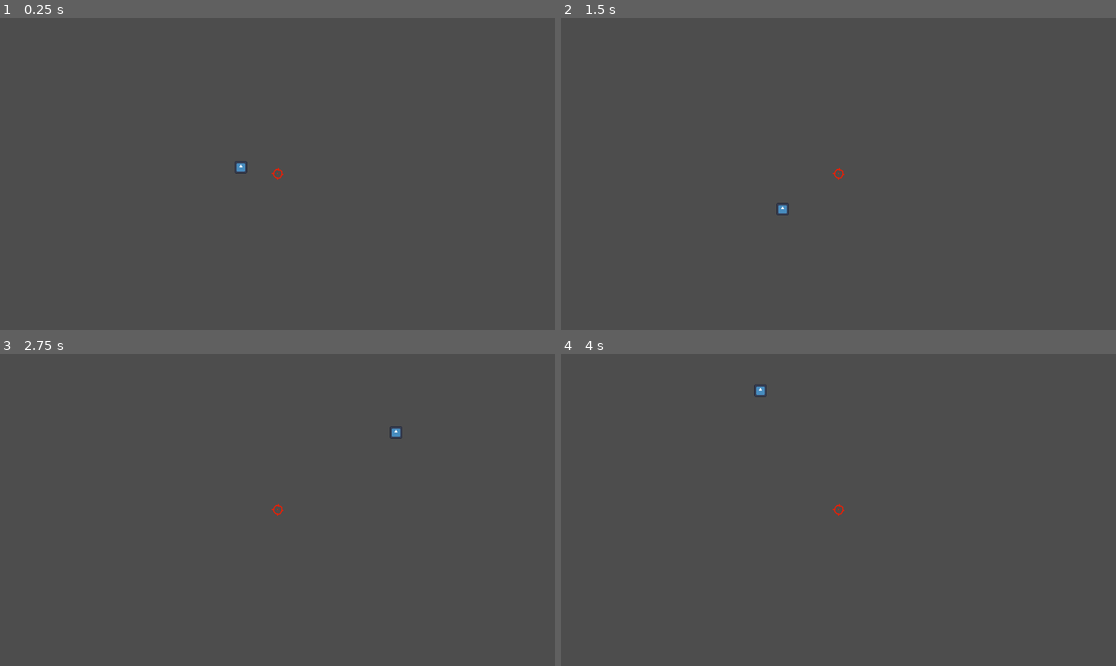
Above: before the commit, frames 1-4 (two rows, left to right).
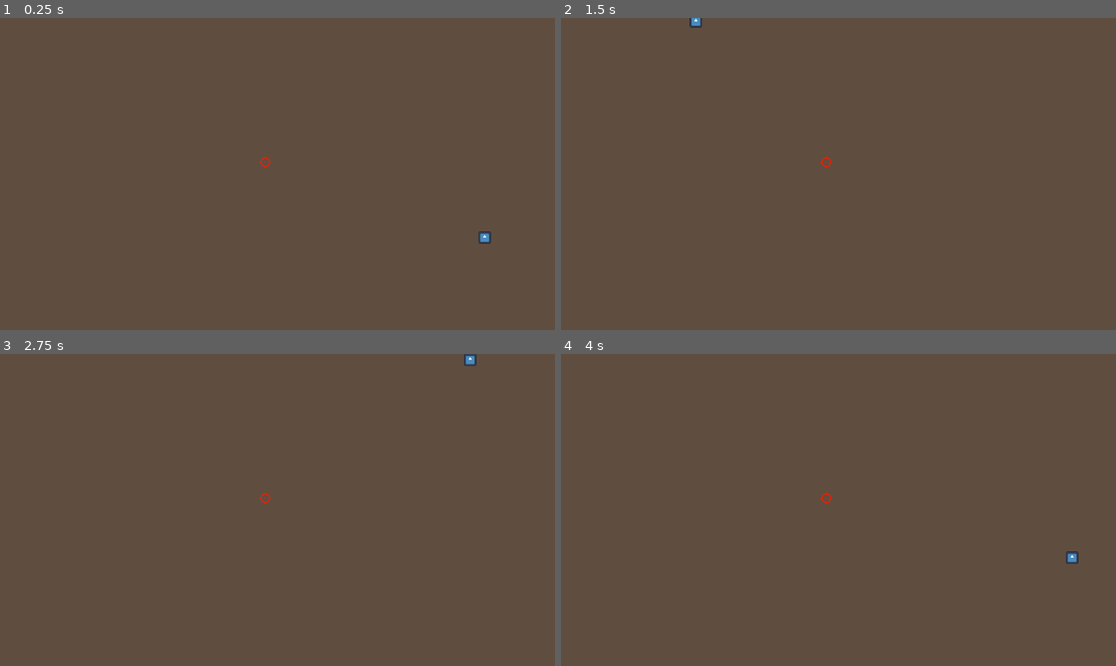
Above: after the commit, the same moments.

Repository: Laroustine/Global-GameJam_2024
Game: Godot game, scene res://mini-games/tarte-face.tscn
The game is run twice, just before and just after one commit, with the same random seed, the same clock (stepped at 60 frames per second) and the same inputs. This scene is started directly instead of the project's main scene. The engine's default icon, where the game draws it, is replaced by a stand-in: a white triangle on a blue panel in a dark square.
Inputs:
- Up to frame 1 (0.25 s): no input
- Up to frame 2 (1.5 s): tap Enter (ui_accept) at 0.5, 1.35 s; hold Right (ui_right) 0.53-1.28 s; hold Enter (ui_accept) 0.53-1.28 s; hold Down (ui_down) from 1.28 s (still down)
- Up to frame 3 (2.75 s): tap Enter (ui_accept) at 1.52, 1.82 s; release Down (ui_down) at 2.03 s; hold Right (ui_right) from 2.03 s (still down); hold Enter (ui_accept) from 2.03 s (still down)
- Up to frame 4 (4 s): release Right (ui_right) at 2.78 s; release Enter (ui_accept) at 2.78 s; hold Up (ui_up) 2.78-3.53 s; tap Enter (ui_accept) at 2.85, 3.02, 3.32 s; hold Left (ui_left) from 3.53 s (still down); hold Enter (ui_accept) from 3.53 s (still down)

The runs differ from the first frame. In frame 1, 0.2% of the frame differs, in the area x 42-89%, y 44-73%; in frame 2, 0.2%; in frame 3, 0.2%; in frame 4, 0.2%, in the area x 34-94%, y 9-68%.

Commit message:
[UPD] Adding Mini-Game tarte

Diff:
--- a/lvl/lvl_01.gd
+++ b/lvl/lvl_01.gd
@@ -1,6 +1,6 @@
 extends Node2D
 
-var npc = load("res://child.tscn")
+var npc = load("res://lvl/child.tscn")
 @onready var time_lable = $Control/Time
 
 # Called when the node enters the scene tree for the first time.
--- a/mini-games/meme_assets/Hand.gd
+++ b/mini-games/meme_assets/Hand.gd
@@ -1,18 +1,21 @@
 extends Area2D
 
 @export var IS_PLAYING = false
-@export var SPEED = 400.0
+@export var SPEED_MAX = Vector2(300, 600)
 @export var START = Vector2(420, 20)
 @export var END = Vector2(420, 600)
 @export var MOVE = 250.0
 var TARGET
+var SPEED = 400.0
 var IS_CLICKED = false
 
 signal did_win(win: bool)
 
 func _ready():
-	position = START
-	TARGET = END
+	randomize()
+	SPEED = randf_range(SPEED_MAX.x, SPEED_MAX.y)
+	position = Vector2(randf_range(START.x, END.x), randf_range(START.y, END.y))
+	TARGET = END if randf() >= 0.5 else START
 
 func _process(delta):
 	if IS_PLAYING and Input.is_action_pressed("ui_accept") and not IS_CLICKED:
@@ -25,6 +28,7 @@
 			TARGET = START
 		else:
 			TARGET = END
+		SPEED = randf_range(SPEED_MAX.x, SPEED_MAX.y)
 	global_position = global_position.move_toward(TARGET, delta * SPEED)
 
 func _on_area_entered(area):
--- a/mini-games/meme_ortie.gd
+++ b/mini-games/meme_ortie.gd
@@ -21,6 +21,6 @@
 
 func _on_hand_did_win(win):
 	if win:
-		give_score.emit(200)
+		give_score.emit(100)
 	else:
 		give_score.emit(-50)
--- a/mini-games/tarte-face.gd
+++ b/mini-games/tarte-face.gd
@@ -1,13 +1,17 @@
 extends Node2D
 
 var pos_l = []
-@export var n_pos:int = 10
+@export var n_pos: int = 10
+@export var map_size: Vector2 = Vector2(1100, 600)
+@export var IS_PLAYING = false
+
 var indx:int = 0
+
+signal give_score(score: int)
 
 # Called when the node enters the scene tree for the first time.
 func _ready():
 	randomize()
-	var map_size = get_viewport().content_scale_size
 
 	var face = $Face
 	var ret  = $Reticle
@@ -25,14 +29,15 @@
 
 # Called every frame. 'delta' is the elapsed time since the previous frame.
 func _process(delta):
-	pass
-
-func _on_reticle_hit():
-	if Input.is_action_pressed("ui_accept"):
-		get_tree().quit()
-
+	$Reticle.IS_PLAYING = IS_PLAYING
 
 func _on_timer_timeout():
 	if randi_range(0,1) < 1:
 		indx = randi_range(0,n_pos-1)
 	$Face.position = pos_l[indx]
+
+func _on_reticle_hit(did_hit):
+	if did_hit:
+		give_score.emit(100)
+	else:
+		give_score.emit(-50)
--- a/mini-games/tarte-face.tscn
+++ b/mini-games/tarte-face.tscn
@@ -2,16 +2,32 @@
 
 [ext_resource type="Script" path="res://mini-games/tarte-face.gd" id="1_3g60e"]
 [ext_resource type="Texture2D" uid="uid://dtmqop2w18wf8" path="res://icon.svg" id="2_20ffa"]
-[ext_resource type="Script" path="res://mini-games/Reticle.gd" id="2_if8lp"]
+[ext_resource type="Script" path="res://mini-games/tarte_assets/Reticle.gd" id="2_if8lp"]
 [ext_resource type="Texture2D" uid="uid://lbxr5aapvemm" path="res://texture/tarte-face/reticule.png" id="3_j5c13"]
-
-[sub_resource type="CircleShape2D" id="CircleShape2D_m4qkv"]
 
 [sub_resource type="RectangleShape2D" id="RectangleShape2D_tcrbs"]
 size = Vector2(127, 127)
 
+[sub_resource type="CircleShape2D" id="CircleShape2D_m4qkv"]
+
 [node name="Tarte-face" type="Node2D"]
 script = ExtResource("1_3g60e")
+
+[node name="ColorRect" type="ColorRect" parent="."]
+offset_right = 40.0
+offset_bottom = 40.0
+scale = Vector2(28.8573, 16.1964)
+color = Color(0.509804, 0.317647, 0.164706, 0.352941)
+
+[node name="Face" type="Area2D" parent="."]
+scale = Vector2(0.2, 0.2)
+
+[node name="CollisionShape2D" type="CollisionShape2D" parent="Face"]
+shape = SubResource("RectangleShape2D_tcrbs")
+
+[node name="Face" type="Sprite2D" parent="Face"]
+position = Vector2(1.90735e-05, 1.13687e-12)
+texture = ExtResource("2_20ffa")
 
 [node name="Reticle" type="Area2D" parent="."]
 position = Vector2(38, 3.8147e-06)
@@ -23,24 +39,11 @@
 shape = SubResource("CircleShape2D_m4qkv")
 
 [node name="Reticle" type="Sprite2D" parent="Reticle"]
-scale = Vector2(1, 1)
 texture = ExtResource("3_j5c13")
 
-[node name="Face" type="Area2D" parent="."]
-scale = Vector2(0.2, 0.2)
-
-[node name="CollisionShape2D" type="CollisionShape2D" parent="Face"]
-shape = SubResource("RectangleShape2D_tcrbs")
-
-[node name="Face" type="Sprite2D" parent="Face"]
-position = Vector2(1.90735e-05, 1.13687e-12)
-scale = Vector2(1, 1)
-texture = ExtResource("2_20ffa")
-
 [node name="Timer" type="Timer" parent="."]
-wait_time = 0.5
+wait_time = 0.2
 autostart = true
 
-[connection signal="area_entered" from="Reticle" to="Reticle" method="_on_area_entered"]
 [connection signal="hit" from="Reticle" to="." method="_on_reticle_hit"]
 [connection signal="timeout" from="Timer" to="." method="_on_timer_timeout"]
--- a/mini-games/Reticle.gd
+++ b/mini-games/tarte_assets/Reticle.gd
@@ -1,16 +1,14 @@
 extends Area2D
 
-signal hit
+@export var IS_PLAYING = false
+
+signal hit(did_hit: bool)
 
 # Called when the node enters the scene tree for the first time.
 func _ready():
 	set_position(Vector2(576,310))
 
-
 # Called every frame. 'delta' is the elapsed time since the previous frame.
 func _process(delta):
-	pass
-
-
-func _on_area_entered(area):
-	hit.emit()
+	if IS_PLAYING and Input.is_action_pressed("ui_accept"):
+		hit.emit(len(get_overlapping_areas()) > 0)
--- a/player/Player.gd
+++ b/player/Player.gd
@@ -8,7 +8,7 @@
 var SCORE = 0
 
 var IS_PLAYING = false
-var MINI_GAMES = [preload("res://mini-games/meme_ortie.tscn")]
+var MINI_GAMES = [preload("res://mini-games/meme_ortie.tscn"), preload("res://mini-games/tarte-face.tscn")]
 var CURRENT_GAME = null
 
 signal collided_child(child)
Renamed: child.tscn -> lvl/child.tscn
